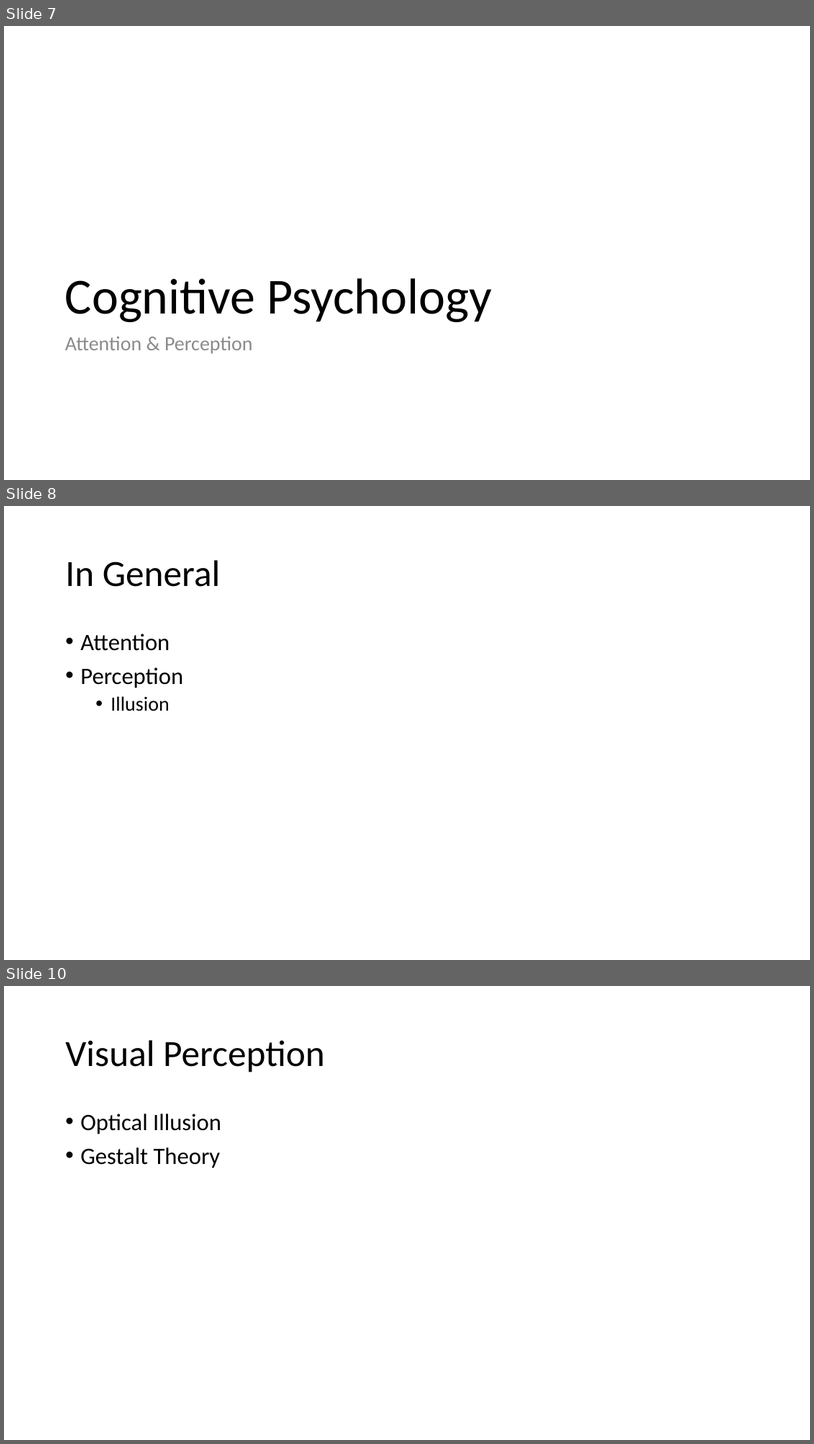
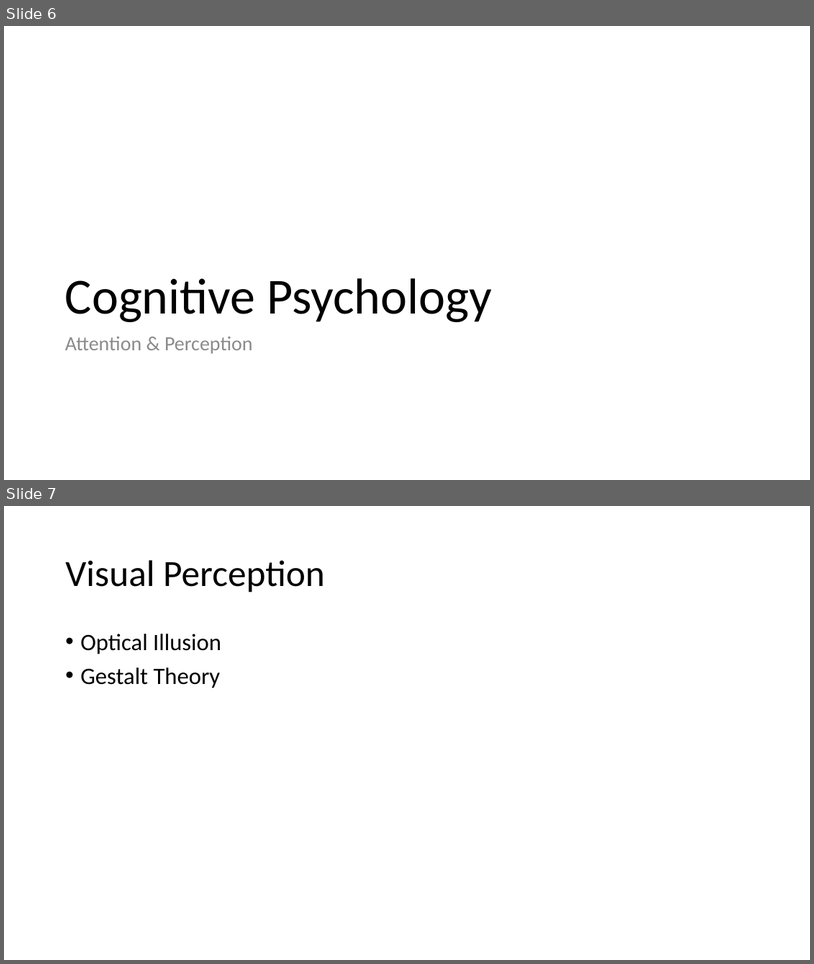
Before and after one commit to PatriciaXiao/Conclusion, a slide deck: Conclusion.pptx. Shown one above the other, each under a label of ours: slides 7, 8 and 10 before the commit, slides 6 and 7 after it; the slides between them are not shown. The pictures are 814x1444 and 814x964 pixels, drawn with LibreOffice and Linux fonts; fonts in the diff are those of the drawing. Boxes give left, top, right and bottom in pixels: in the first picture for what was removed or moved away, otherwise in the second. Text is boxed around its words. In the diff, an @@ line names an element or a change of style, - is before the commit and + after.

```diff
--- a/Conclusion.pptx
+++ b/Conclusion.pptx
@@ slide 8 removed at [4, 506, 810, 960], background #FFFFFF @@
@@ title removed at [65, 560, 221, 587] @@
-In General
@@ text removed at [80, 633, 183, 711] @@
-• Attention
-• Perception
-  • Illusion
@@ what was slide 7 is now slide 6 @@
@@ what was slide 10 is now slide 7 @@
```
Also in this commit, not shown: 2 slides changed, 2 slides added, 2 other slides removed, 3 other files.
